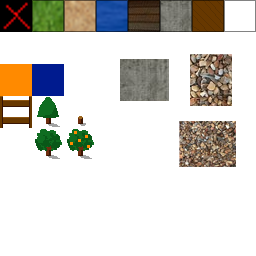
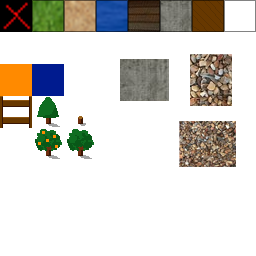
Layered file, before and after one edit (256px x 256px). Changes by layer:
painted on "base" over 38, 131, 90, 148
